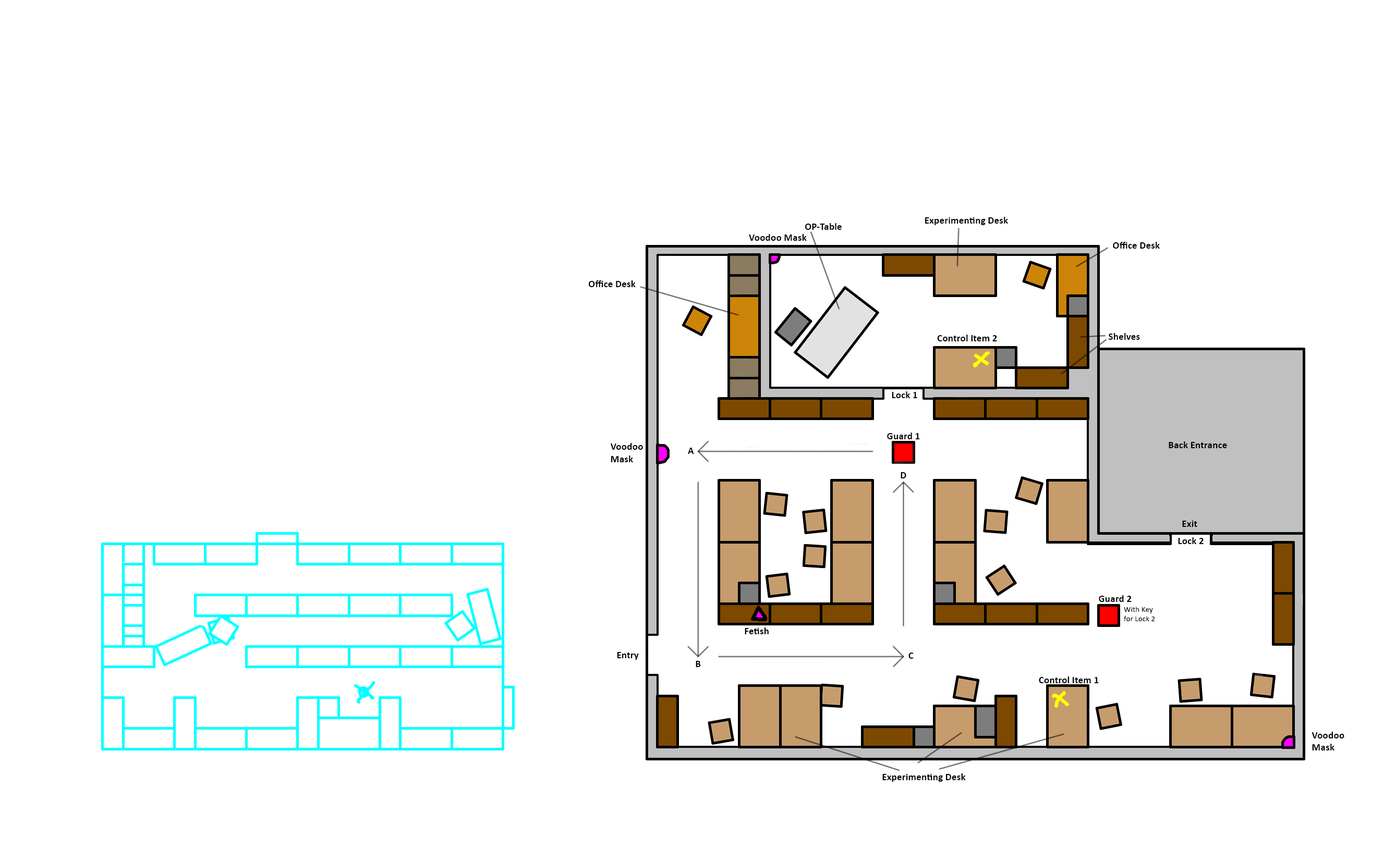
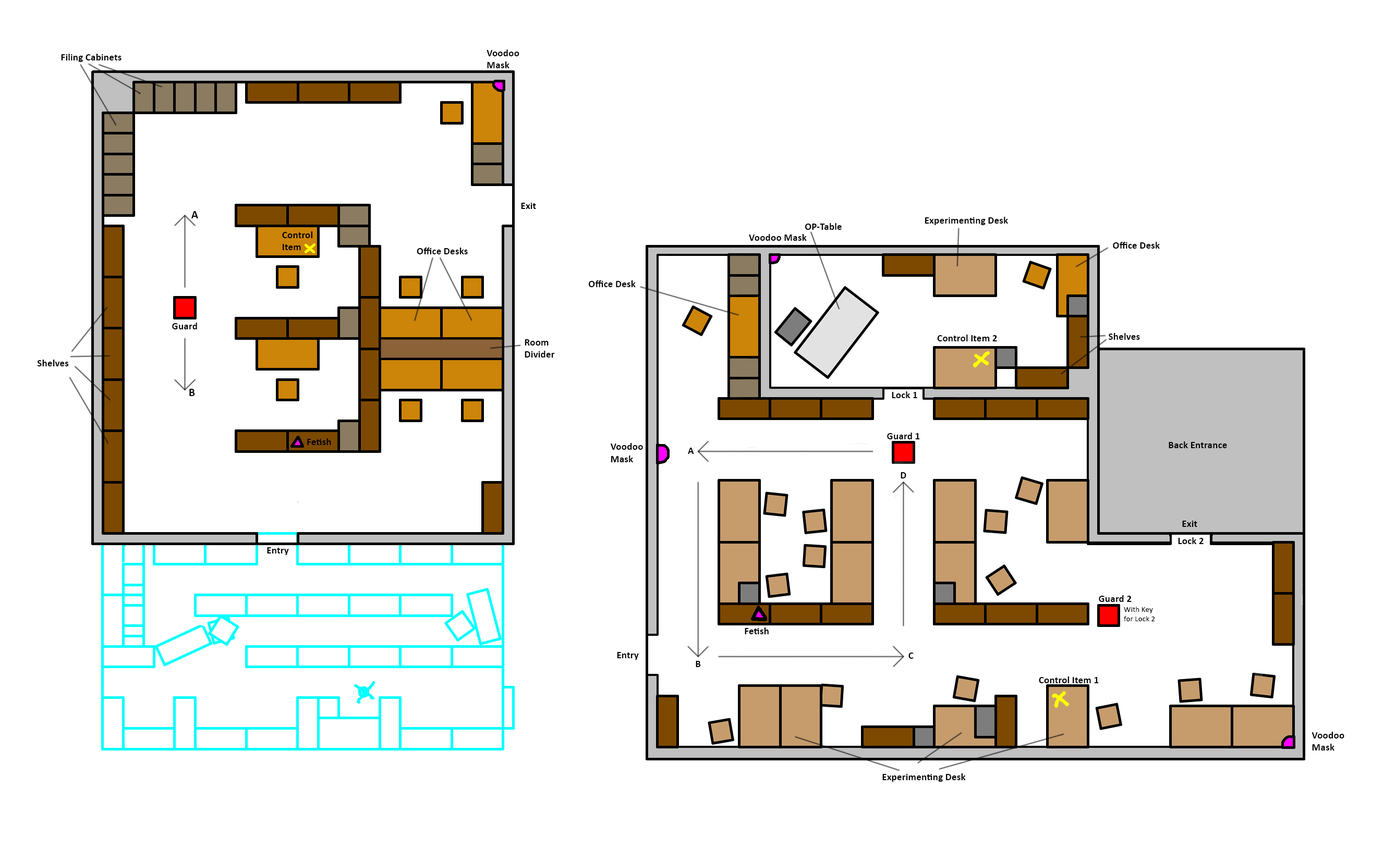
Before/after of a (1396, 862) layered artwork. What changed in the layer stack:
showed group "Büro" (22 layers) over [37, 49, 555, 556]
